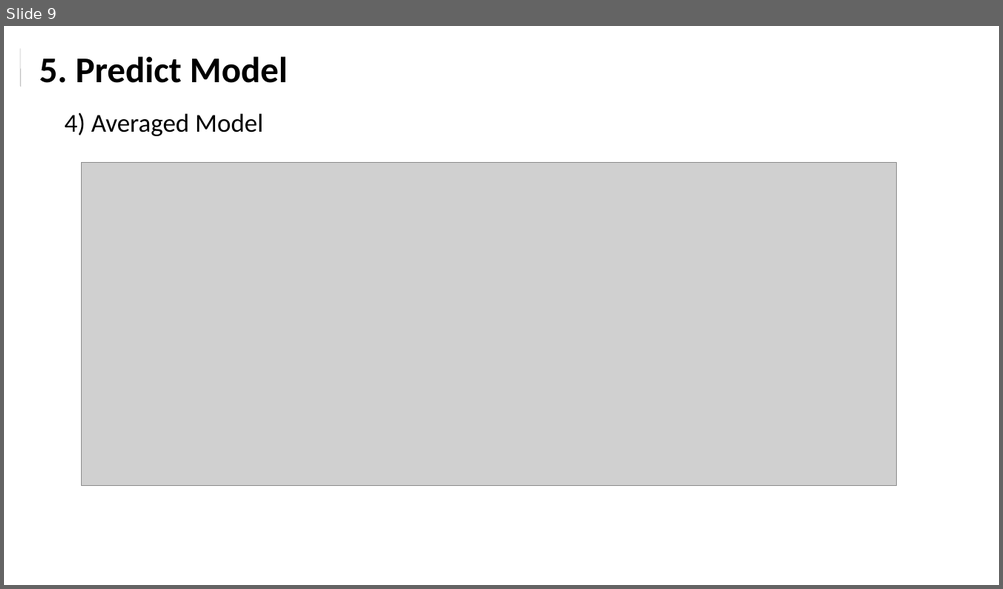
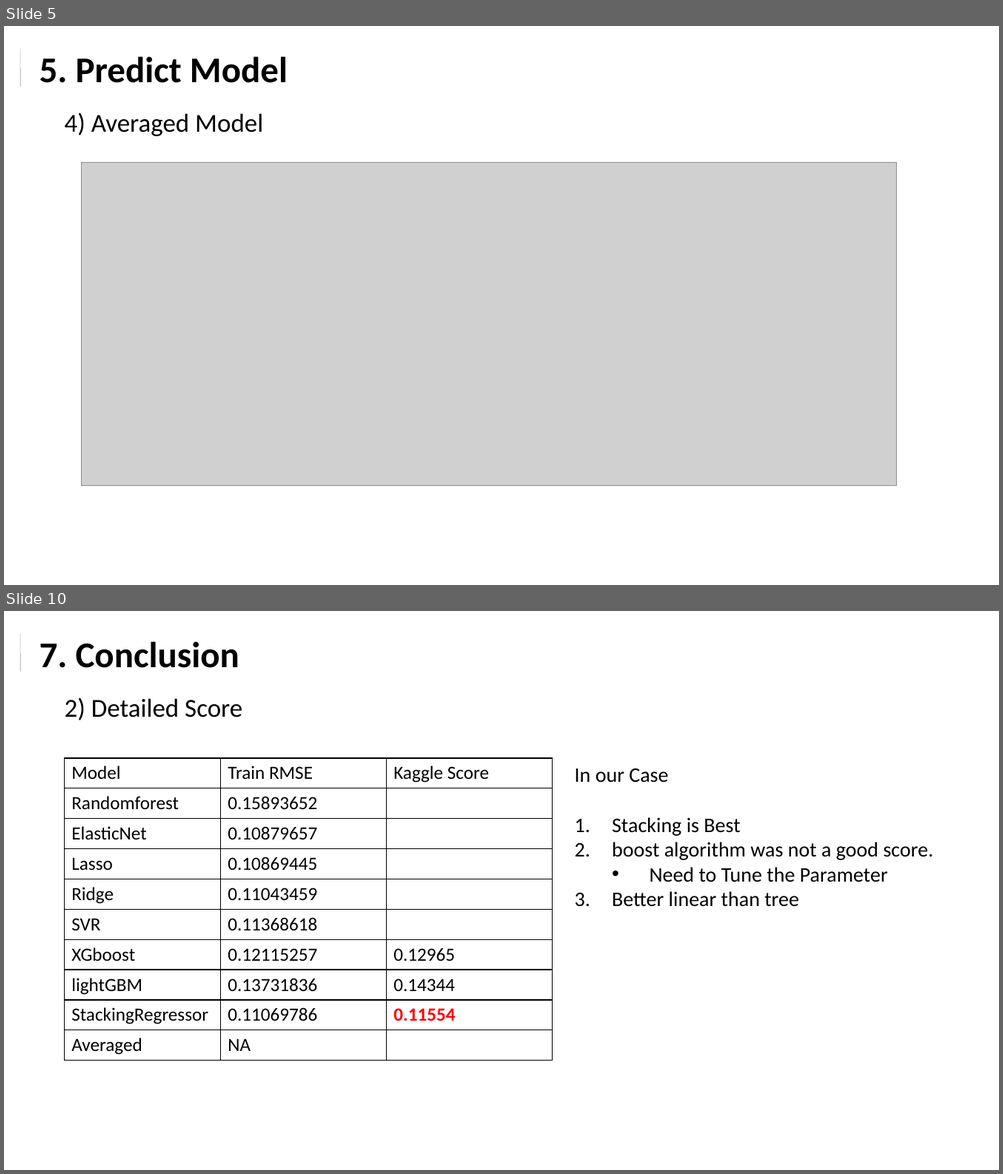
Before and after one commit to chazzy1/nycdsaML, a slide deck: documents/House_prediction_choi.pptx. Shown one above the other, each under a label of ours: slide 9 before the commit, slides 5 and 10 after it; the slides between them are not shown. The pictures are 1003x589 and 1003x1174 pixels, drawn with LibreOffice and Linux fonts; fonts in the diff are those of the drawing; grey boxes stand for pictures. Boxes give left, top, right and bottom in pixels: in the first picture for what was removed or moved away, otherwise in the second. Text is boxed around its words. In the diff, an @@ line names an element or a change of style, - is before the commit and + after.

```diff
--- a/documents/House_prediction_choi.pptx
+++ b/documents/House_prediction_choi.pptx
@@ slide 10 added at box(4, 611, 999, 1170), background #FFFFFF @@
@@ line added from (20, 633) to (20, 672), #595959 0.25 pt @@
@@ text added at box(40, 641, 239, 668), 35 pt, text #000000, bold @@
+7. Conclusion
@@ text added at box(65, 698, 242, 721), 25 pt, text #000000 @@
+2) Detailed Score
@@ table added at box(65, 758, 552, 1061), 10 rows, 3 columns @@
+Model | Train RMSE | Kaggle Score
+Randomforest | 0.15893652 | 
+ElasticNet | 0.10879657 | 
+Lasso | 0.10869445 | 
+Ridge | 0.11043459 | 
+SVR | 0.11368618 | 
+XGboost | 0.12115257 | 0.12965
+lightGBM | 0.13731836 | 0.14344
+StackingRegressor | 0.11069786 | 0.11554
+Averaged | NA | 
@@ text added at box(575, 769, 933, 907), 20 pt, text #000000 @@
+In our Case
+1. Stacking is Best
+2. boost algorithm was not a good score.
+  • Need to Tune the Parameter
+3. Better linear than tree
@@ what was slide 9 is now slide 5 @@
```
Also in this commit, not shown: 3 slides changed, 3 other slides added, 7 slides removed, 13 other files.
